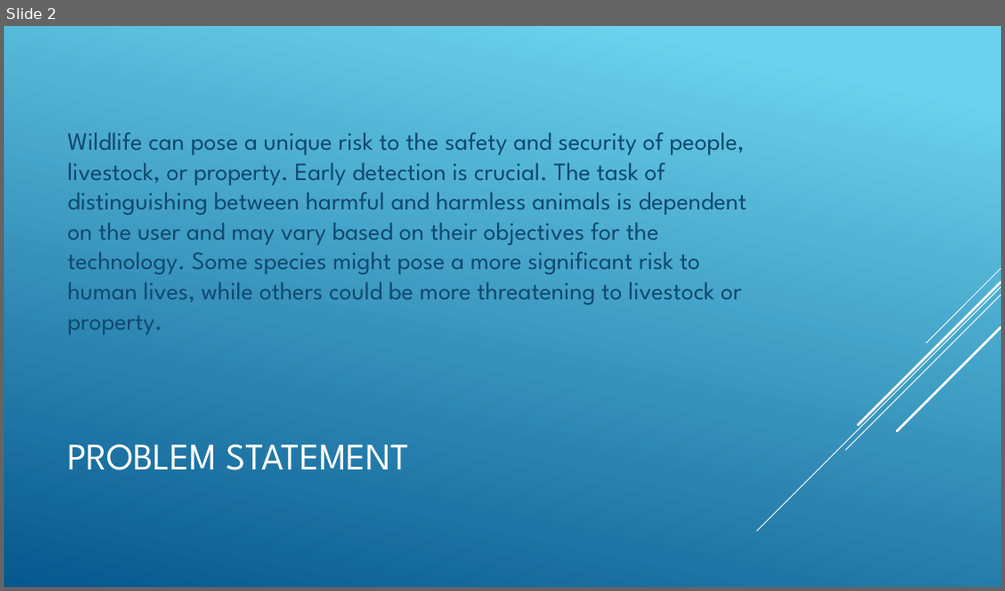
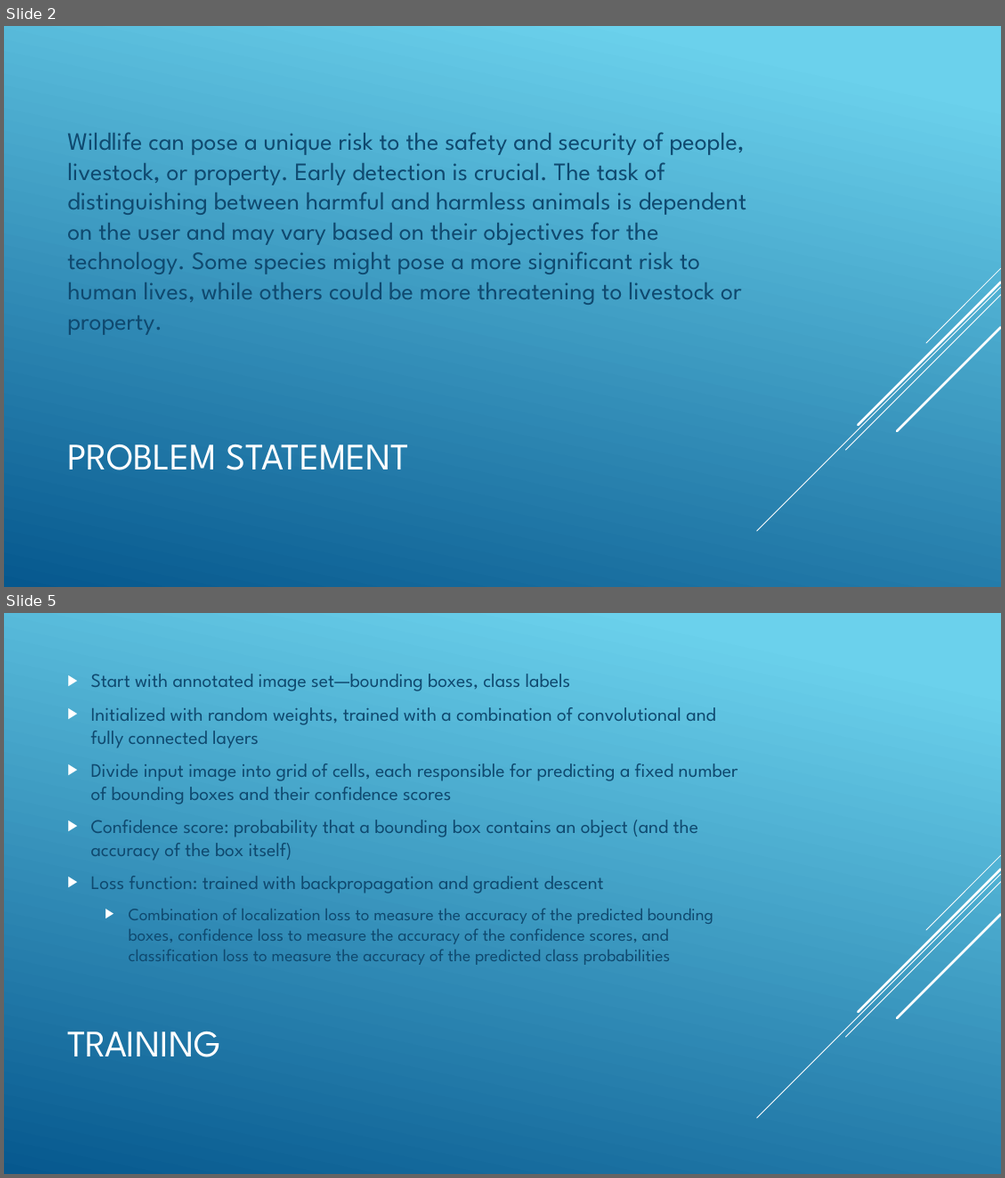
Before and after one commit to ColeBromfield01/dangerous-animal-detection, a slide deck: Dangerous Animal Detection Final.pptx. Shown one above the other, each under a label of ours: slide 2 before the commit, slides 2 and 5 after it; the slides between them are not shown. The pictures are 1005x591 and 1005x1178 pixels, drawn with LibreOffice and Linux fonts; fonts in the diff are those of the drawing. Boxes give left, top, right and bottom in pixels: in the first picture for what was removed or moved away, otherwise in the second. Text is boxed around its words. In the diff, an @@ line names an element or a change of style, - is before the commit and + after.

```diff
--- a/Dangerous Animal Detection Final.pptx
+++ b/Dangerous Animal Detection Final.pptx
@@ slide 5 added at [4, 613, 1001, 1174], background gradient #6ED2EB to #06588E; not listed: 5 template elements that a slide beside it also shows @@
@@ text added at [91, 674, 738, 965], 18.5 pt, text #0F496F @@
+▶ Start with annotated image set—bounding boxes, class labels
+▶ Initialized with random weights, trained with a combination of convolutional and fully connected layers
+▶ Divide input image into grid of cells, each responsible for predicting a fixed number of bounding boxes and their confidence scores
+▶ Confidence score: probability that a bounding box contains an object (and the accuracy of the box itself)
+▶ Loss function: trained with backpropagation and gradient descent
+  ▶ Combination of localization loss to measure the accuracy of the predicted bounding boxes, confidence loss to measure the accuracy of the confidence scores, and classification loss to measure the accuracy of the predicted class probabilities
@@ title added at [67, 1030, 220, 1057], 36 pt, text #FFFFFF @@
+TRAINING
```
Also in this commit, not shown: 1 slide changed, 5 other slides added, 2 slides removed, 3 other files.
